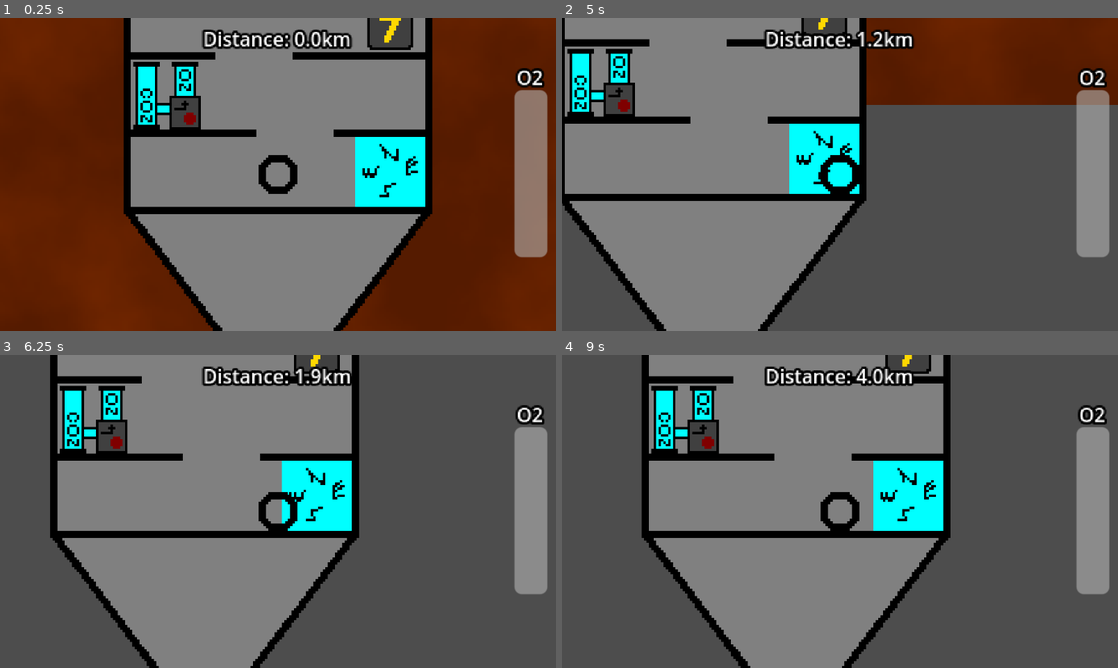
Above: before the commit, frames 1-4 (two rows, left to right).
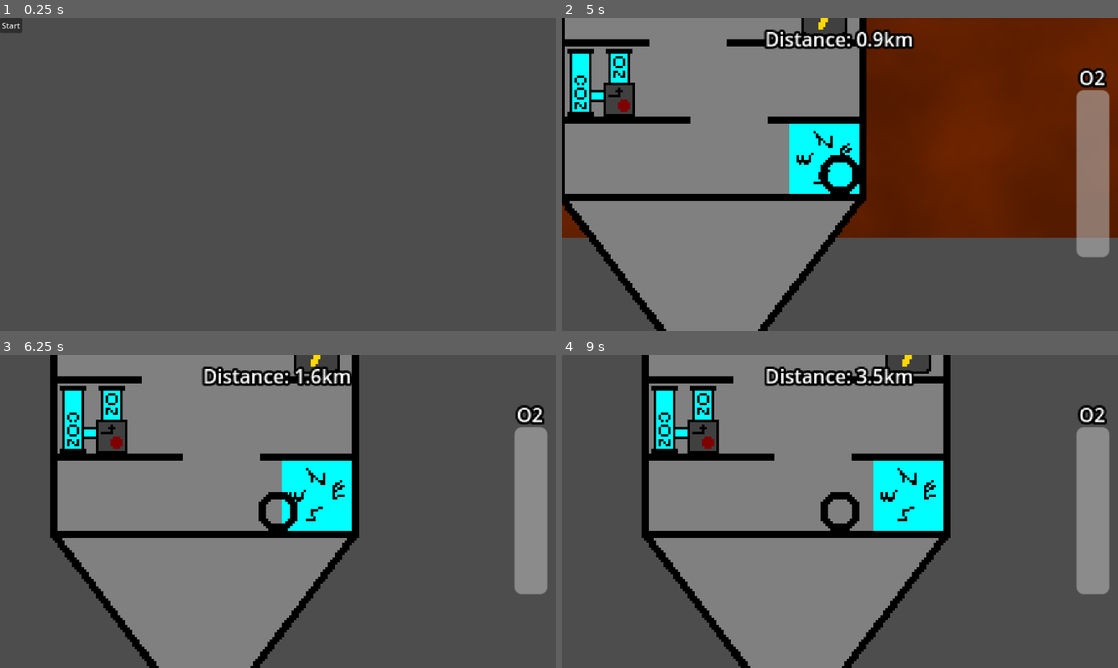
Above: after the commit, the same moments.

Repository: ChWh2/Core-Descent
Game: Godot game, scene res://Scenes/main_menu.tscn
Same seed, same stepped clock (60 frames per second), same inputs: the game is played once before the commit and once after it. Before the commit the project starts from res://Scenes/game.tscn.
Inputs (mouse positions are in pixels of both pictures, inside the frame that each line leads up to):
- Up to frame 1 (0.25 s): no input
- Up to frame 2 (5 s): click (573, 24) at 0.5 s, where only the run after the commit has a clickable "Start"; tap Enter at 1.25 s; hold D (Right) 1.28-2.78 s; tap E (Interact) every 0.75 s from 1.35 to 4.35 s; tap W (Up) at 1.52, 2.27, 3.77, 4.52 s; hold A (Left) 2.78-3.53 s; hold D (Right) from 3.53 s (still down)
- Up to frame 3 (6.25 s): release D (Right) at 5.03 s; hold A (Left) 5.03-5.78 s; tap E (Interact) at 5.1, 5.85 s; tap W (Up) at 5.27 s; hold D (Right) from 5.78 s (still down)
- Up to frame 4 (9 s): release D (Right) at 6.53 s; hold A (Left) 6.53-8.03 s; tap E (Interact) every 0.75 s from 6.6 to 8.85 s; tap W (Up) at 6.77, 7.52, 8.27 s; hold D (Right) from 8.03 s (still down)

The runs differ from the first frame. In frame 1, 99% of the frame differs, in the area x 0-100%, y 0-100%; in frame 2, 20%; in frame 3, less than 0.1%; in frame 4, 0.2%.

Commit message:
added temporary menus and fixed oxygen

Diff:
--- /dev/null
+++ b/Scenes/death_screen.tscn
@@ -0,0 +1,18 @@
+[gd_scene load_steps=2 format=3 uid="uid://trlqkli4p1rf"]
+
+[ext_resource type="Script" uid="uid://blpj2dsk46c1p" path="res://Scripts/SceneSwitch.gd" id="1_rwas2"]
+
+[node name="DeathScreen" type="Control"]
+layout_mode = 3
+anchors_preset = 0
+offset_right = 40.0
+offset_bottom = 40.0
+
+[node name="Button" type="Button" parent="."]
+layout_mode = 0
+offset_right = 8.0
+offset_bottom = 8.0
+text = "Back to Menu"
+script = ExtResource("1_rwas2")
+
+[connection signal="pressed" from="Button" to="Button" method="switch"]
--- a/Scenes/game.tscn
+++ b/Scenes/game.tscn
@@ -1,8 +1,9 @@
-[gd_scene load_steps=5 format=3 uid="uid://b16trjdya71dy"]
+[gd_scene load_steps=6 format=3 uid="uid://b16trjdya71dy"]
 
 [ext_resource type="PackedScene" uid="uid://ewf5opcv1exd" path="res://Scenes/player.tscn" id="1_ebmjs"]
 [ext_resource type="PackedScene" uid="uid://dl8dpqb8uqk77" path="res://Scenes/ship.tscn" id="1_qxrlw"]
 [ext_resource type="Script" uid="uid://dda0n56c4q7mq" path="res://Scripts/game.gd" id="1_wrm1d"]
+[ext_resource type="Script" uid="uid://blpj2dsk46c1p" path="res://Scripts/SceneSwitch.gd" id="4_3dryh"]
 
 [sub_resource type="LabelSettings" id="LabelSettings_wrm1d"]
 outline_size = 8
@@ -42,6 +43,7 @@
 label_settings = SubResource("LabelSettings_wrm1d")
 
 [node name="Distance" type="Label" parent="Player/UI"]
+layout_mode = 0
 offset_left = -125.0
 offset_top = -62.0
 offset_right = 375.0
@@ -54,3 +56,7 @@
 [node name="Ship" parent="." instance=ExtResource("1_qxrlw")]
 
 [node name="Timer" type="Timer" parent="."]
+
+[node name="SceneSwitcher" type="Node" parent="."]
+script = ExtResource("4_3dryh")
+path = "res://Scenes/death_screen.tscn"
--- /dev/null
+++ b/Scenes/main_menu.tscn
@@ -0,0 +1,21 @@
+[gd_scene load_steps=2 format=3 uid="uid://f267vc3hgvrg"]
+
+[ext_resource type="Script" uid="uid://blpj2dsk46c1p" path="res://Scripts/SceneSwitch.gd" id="1_28flt"]
+
+[node name="MainMenu" type="Control"]
+layout_mode = 3
+anchors_preset = 15
+anchor_right = 1.0
+anchor_bottom = 1.0
+grow_horizontal = 2
+grow_vertical = 2
+
+[node name="Button" type="Button" parent="."]
+layout_mode = 0
+offset_right = 8.0
+offset_bottom = 8.0
+text = "Start"
+script = ExtResource("1_28flt")
+path = "res://Scenes/game.tscn"
+
+[connection signal="pressed" from="Button" to="Button" method="switch"]
--- /dev/null
+++ b/Scripts/SceneSwitch.gd
@@ -0,0 +1,7 @@
+extends Node
+class_name SceneSwitcher
+
+@export var path : String = "res://Scenes/main_menu.tscn"
+
+func switch():
+	get_tree().change_scene_to_file(path)
--- a/Scripts/ShipPart.gd
+++ b/Scripts/ShipPart.gd
@@ -3,7 +3,7 @@
 
 var working := true:
 	set(value):
-		toggled.emit()
+		toggled.emit(value)
 		working = value
 
 @export var interactTime := 10.0
--- a/Scripts/game.gd
+++ b/Scripts/game.gd
@@ -10,17 +10,25 @@
 
 static var distance := 0.0
 
+@onready var sceneSwitcher: SceneSwitcher = $SceneSwitcher
+
 func _ready() -> void:
+	distance = 0.0
 	ship.toggleOxygen.connect(toggleOxygen)
 
 func _process(delta: float) -> void:
 	if oxygenDrain:
 		oxygen -= delta
+	else:
+		oxygen += delta
+
+	oxygen = clamp(oxygen, 0.0, maxOxygen)
+	if oxygen == 0.0:
+		sceneSwitcher.switch()
 
 	$Player/UI/Oxygen.max_value = maxOxygen
 	$Player/UI/Oxygen.value = oxygen
-	$Player/UI/Distance.text = str("Distance: ", floor(GameManager.distance / 100.0) /10.0, "km")
+	$Player/UI/Distance.text = str("Distance: ", floor(distance / 100.0) /10.0, "km")
 
-func toggleOxygen():
-	oxygenDrain = not oxygenDrain
-	oxygen = maxOxygen
+func toggleOxygen(value : bool):
+	oxygenDrain = not value
--- a/Scripts/ship.gd
+++ b/Scripts/ship.gd
@@ -1,8 +1,5 @@
 extends Node2D
 class_name Ship
-
-const maxSpeed := 1000.0
-const acceleration := 100.0
 
 const startingShipDamage := 15.0
 const endingShipDamage := 5.0
@@ -11,6 +8,10 @@
 @onready var timer: Timer = $"../Timer"
 
 var swivelSpeed := 1.0
+var swivelDirection := 0
+
+const maxSpeed := 1000.0
+const acceleration := 100.0
 var speed := 0.0
 
 signal toggleOxygen
@@ -19,7 +20,6 @@
 @onready var oxygen: ShipPart = $Oxygen
 @onready var electric: ShipPart = $Electric
 @onready var engine: ShipPart = $Engine
-
 var shipPartArray : Array[ShipPart]
 
 @onready var background: ParallaxBackground = $Background
@@ -34,23 +34,23 @@
 	timer.start()
 	timer.timeout.connect(timeout)
 
-	oxygen.toggled.connect(func(): toggleOxygen.emit())
+	oxygen.toggled.connect(func(value : bool): toggleOxygen.emit(value))
 
 func _process(delta: float) -> void:
 	if not navigation.working:
 		var swivel : float = 0.0
 
-		if rotation != 0:
-			swivel = rotation / abs(rotation)
-		else:
-			swivel = randi_range(0, 1) * 2.0 - 1.0
+		if swivelDirection == 0:
+			swivelDirection = int(randi_range(0, 1) * 2.0 - 1.0)
 
-		swivel = swivel * swivelSpeed * delta * 0.05
+		swivel = swivelDirection * swivelSpeed * delta * 0.05
 
 		rotate(swivel)
-		rotation = clamp(rotation, -PI/2.0, PI/2.0)
+		rotation = wrap(rotation, -PI, PI)
+		print(rotation)
 	else:
 		var newRotation : float = move_toward(rotation, 0.0, swivelSpeed * delta * 0.05)
+		swivelDirection = 0
 		rotation = newRotation
 
 	if not engine.working:
@@ -60,7 +60,8 @@
 		$Fire.emitting = true
 		speed += acceleration * delta
 	speed = clamp(speed, 0.0, maxSpeed)
-	GameManager.distance += speed * delta
+
+	GameManager.distance += speed * cos(rotation) * delta
 
 	ShipPart.hasElectricity = electric.working
 
--- a/project.godot
+++ b/project.godot
@@ -11,7 +11,7 @@
 [application]
 
 config/name="Core Descent"
-run/main_scene="uid://b16trjdya71dy"
+run/main_scene="uid://f267vc3hgvrg"
 config/features=PackedStringArray("4.4", "Forward Plus")
 config/icon="res://icon.svg"
 
Not shown, added: Scripts/SceneSwitch.gd.uid
